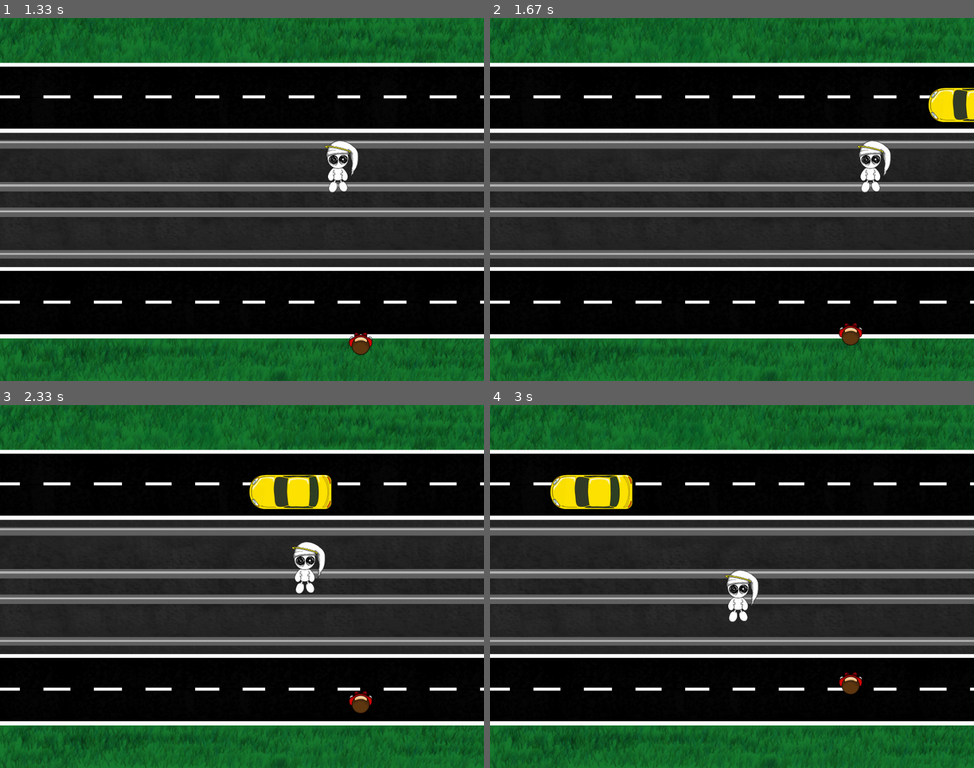
Above: before the commit, frames 1-4 (two rows, left to right).
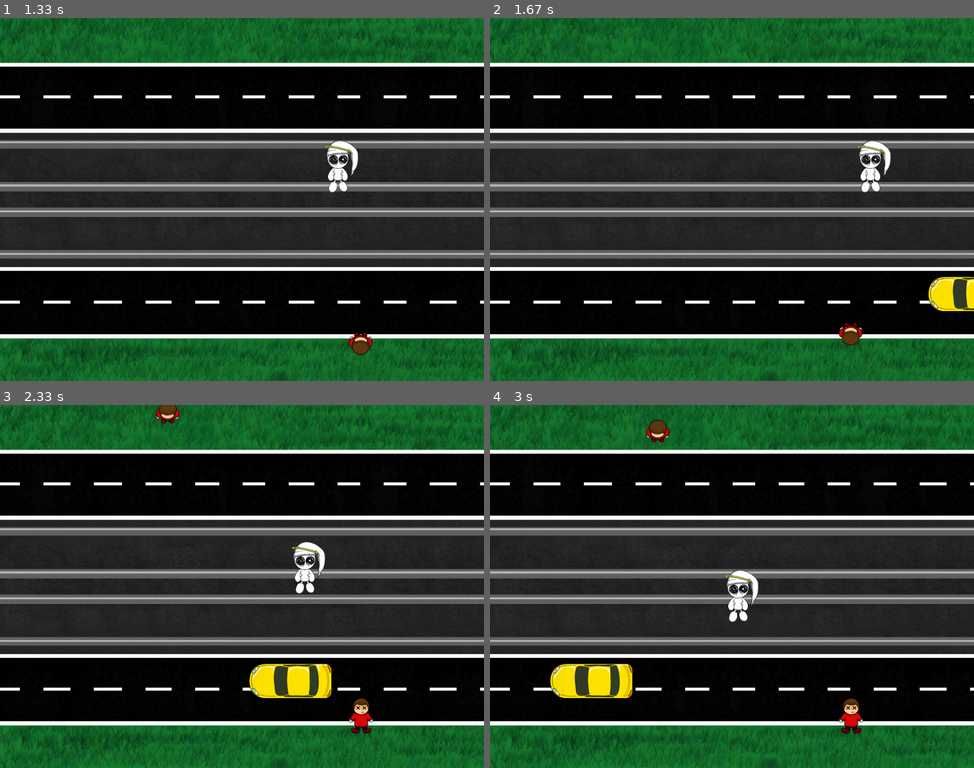
Above: after the commit, the same moments.

Repository: DanielKinsman/ghost-safety-squad-tigjamau
Game: pygame game, started from game.py
The game is run twice, just before and just after one commit, with the same random seed, the same clock (stepped at 60 frames per second) and the same inputs. The source is Python 2; it was converted automatically to run under Python 3.
Inputs:
- Up to frame 1 (1.33 s): hold D 0.33-0.8 s; hold W 0.83-1.13 s; hold D from 1.17 s (still down)
- Up to frame 2 (1.67 s): release D at 1.63 s
- Up to frame 3 (2.33 s): hold A 1.67-2.2 s; hold S from 2.23 s (still down)
- Up to frame 4 (3 s): release S at 2.53 s; hold A 2.57-2.97 s

Frame 1 is identical in both runs. In frame 2, 1.7% of the frame differs, in the area x 90-100%, y 19-81%; in frame 3, 3.7%; in frame 4, 3.8%, in the area x 12-78%, y 4-91%.

Commit message:
Cars will brake to avoid hitting each other

Diff:
--- a/game.py
+++ b/game.py
@@ -5,13 +5,31 @@
 import euclid
 import math
 
+class CrashPredictor(pygame.sprite.Sprite):
+    def __init__(self, vehicle):
+        super(CrashPredictor, self).__init__()
+        self.vehicle = vehicle
+        self.image = pygame.image.load('images/collider.png')
+        self.rect = pygame.Rect(0, 0, self.image.get_width(), self.image.get_height())
+
+    def update(self):
+        xOff = (self.vehicle.image.get_width() / 2) + (self.image.get_width() / 2)
+        if self.vehicle.velocity.x > 0:
+            offset = euclid.Vector2(xOff, 0)
+        else:
+            offset = euclid.Vector2(-xOff, 0)
+
+        self.rect.center = self.vehicle.position + offset
+
 class Vehicle(pygame.sprite.DirtySprite):
-    def __init__(self, image):
+    def __init__(self, image, maxVelocity):
         super(Vehicle, self).__init__()
         self.image = image
         self.position = euclid.Vector2(0, 0)
         self.velocity = euclid.Vector2(0, 0)
         self.rect = pygame.Rect(0, 0, self.image.get_width(), self.image.get_height())
+        self.crashPredictor = CrashPredictor(self)
+        self.maxVelocity = maxVelocity
 
     def update(self):
         self.position += self.velocity #need to include time elapsed here or the speed will depend on frame rate
@@ -107,7 +125,7 @@
     WIDTH = 1024
     HEIGHT = 768
     SPAWN_PEOPLE_BELOW = 1
-    SPAWN_CARS_BELOW = 8
+    SPAWN_CARS_BELOW = 4
     CAR_VELOCITY = 10
     TRUCK_VELOCITY = 6
     MOTORBIKE_VELOCITY = 15
@@ -126,6 +144,7 @@
         self.truckimage = pygame.image.load('images/truck.png')
         self.motorbikeimage = pygame.image.load('images/motorbike.png')
         self.carGroup = pygame.sprite.RenderUpdates()
+        self.crashPredictGroup = pygame.sprite.RenderUpdates()
 
         self.carsSpawnDelay = Game.CAR_SPAWN_DELAY_AVERAGE
         self.carSpawnLast = 0
@@ -135,15 +154,6 @@
         self.playerGroup = pygame.sprite.RenderUpdates(self.player)
 
         self.people = list()
-
-        #person = Person('images/person.png', 'images/deadperson.png', self.splat)
-        #person.position = euclid.Vector2(self.screen.get_width() / 2, self.screen.get_height() / 2)
-        #self.people.append(person)
-
-        #person = Person('images/person.png', 'images/deadperson.png', splat)
-        #person.position = euclid.Vector2(self.screen.get_width() / 2, self.screen.get_height() / 4)
-        #self.people.append(person)
-
         self.personGroup = pygame.sprite.RenderUpdates(self.people)
 
         self.possessToggle = False
@@ -170,6 +180,7 @@
             self.carGroup.update()
             self.playerGroup.update()
             self.personGroup.update()
+            self.crashPredictGroup.update()
 
             self.runCars()
             self.runPeople()
@@ -179,10 +190,12 @@
             self.personGroup.clear(self.screen, self.background)
             self.carGroup.clear(self.screen, self.background)
             self.playerGroup.clear(self.screen, self.background)
+            #self.crashPredictGroup.clear(self.screen, self.background) #debug only
 
             self.personGroup.draw(self.screen)
             self.carGroup.draw(self.screen)
             self.playerGroup.draw(self.screen)
+            #self.crashPredictGroup.draw(self.screen) #debug only
             pygame.display.flip()
 
         #clean up before exit
@@ -206,6 +219,21 @@
             if offscreen(car, self.screen):
                 self.carGroup.remove(car)
 
+            #slow down if there's an obstacle ahead
+            collisions = pygame.sprite.spritecollide(car.crashPredictor, self.carGroup, False)
+            # greater than one because the crash predictor is going to collide with the car
+            # it is attached to
+            if len(collisions) > 0 and ((collisions[0] is not car) or (len(collisions) > 1)):
+                car.velocity.x *= 0.9
+            elif car.velocity.magnitude() < car.maxVelocity:
+                car.velocity.x *= 1.1
+
+                #if the car stops, give it a little push. This is a bit hackish, eh?
+                if car.velocity.magnitude() < 1:
+                    car.velocity.x = -1 if car.position.y > self.screen.get_height() / 2 else 1
+
+
+
     def runPlayer(self):
         if self.possessToggle:
             if self.player.host is None:
@@ -260,25 +288,22 @@
             #car or truck?
             vehicleType = random.choice(['car', 'truck', 'motorbike'])
             if vehicleType == 'car':
-                wheels = Vehicle(self.carimage)
-                topVelocity = Game.CAR_VELOCITY
+                wheels = Vehicle(self.carimage, Game.CAR_VELOCITY)
             elif vehicleType == 'truck':
-                wheels = Vehicle(self.truckimage)
-                topVelocity = Game.TRUCK_VELOCITY
-            else:
-                wheels = Vehicle(self.motorbikeimage)
-                topVelocity = Game.MOTORBIKE_VELOCITY
+                wheels = Vehicle(self.truckimage, Game.TRUCK_VELOCITY)
+            else:
+                wheels = Vehicle(self.motorbikeimage, Game.MOTORBIKE_VELOCITY)
 
             #pick a random side (left or right)
             x = random.choice([-100, self.screen.get_width() + 100])
             y = self.screen.get_height() / 2
 
             if x <= 0:
-                xVelocity = topVelocity
+                xVelocity = wheels.maxVelocity
+                y += -200
+            else:
+                xVelocity = -wheels.maxVelocity
                 y += 200
-            else:
-                xVelocity = -topVelocity
-                y += -200
                 wheels.image = pygame.transform.flip(wheels.image, True, False)
 
             wheels.velocity = euclid.Vector2(xVelocity, 0)
@@ -289,6 +314,10 @@
             collisions = pygame.sprite.spritecollide(wheels, self.carGroup, False)
             if len(collisions) == 0:
                 self.carGroup.add(wheels)
+                self.crashPredictGroup.add(wheels.crashPredictor)
+            else:
+                wheels.crashPredictor.vehicle = None
+                wheels.crashPredictor = None
 
     def processInput(self):
         for event in pygame.event.get():
Binary file added: images/collider.png
